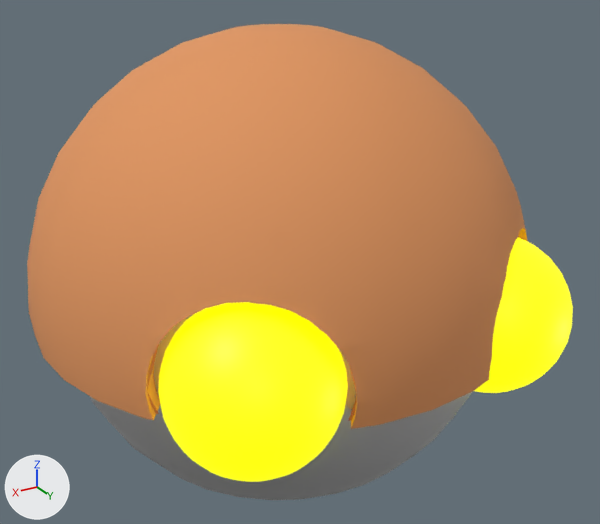
Renders of the Blender file assets/models/blender/rubio.blend from each side of a commit.
Both versions are drawn from a 50 mm camera at (1.55, 2.74, 1.41) aimed at (-0.07, 0.04, 0.06). Every picture has the same lights, and +X, +Y and +Z are marked at lower left.

The first picture shows 'Sphere', 'Sphere.001', 'Sphere.002', 'Sphere.003', 'body', 'eye.left', 'eye.right', 'shell'.
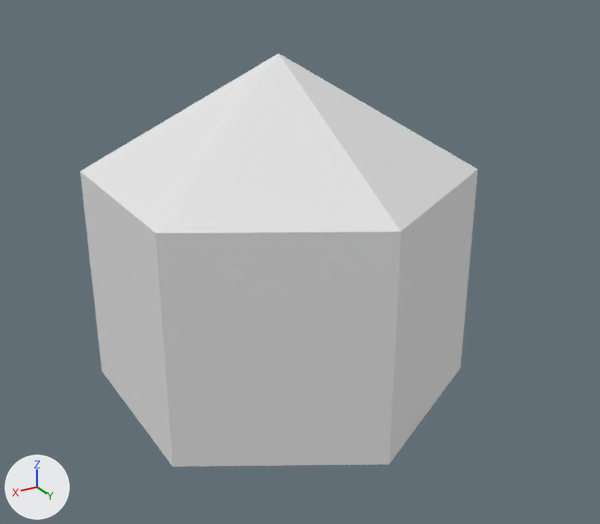
The newer file is also rescaled (x1.111) as a whole; pictures and numbers use the older file's frame.

Boxes (x1, y1, x2, y2) around the edits, measured in the pictures (600 x 524 px):
'shell', deleted
    before: (27, 24, 528, 429)
'body', reshaped, turned
    before: (90, 314, 473, 500)
    after: (80, 53, 478, 467)
'eye.right', deleted
    before: (158, 302, 348, 482)
'eye.left', deleted
    before: (474, 238, 573, 393)
'Sphere', deleted
    before: (58, 60, 499, 421)
'Sphere.003', deleted
    before: (168, 311, 338, 475)
'Sphere.001', deleted
    before: (107, 417, 454, 485)
'Sphere.002', deleted
    before: (500, 240, 565, 384)

The change, as a diff of the scene's bpy script:
```diff
--- a/assets/models/blender/rubio.blend.py
+++ b/assets/models/blender/rubio.blend.py
@@ mat_lowpoly @@
+mat_lowpoly = principled_material('lowpoly')
+mat_lowpoly.base_color = (0.8, 0.8, 0.8)  # white #e7e7e7
@@ me_sphere @@
+me_sphere.from_pydata(...)  # a UV sphere (6 segments, 3 rings, poles along z) spanning x -0.75..0.75, y -0.87..0.87, z -1.0..1.0
+me_sphere.materials.append(mat_lowpoly)  # its picture is missing
@@ ob_body @@
-ob_body = bpy.data.objects.new('body', me_sphere_005)
+ob_body = bpy.data.objects.new('body', me_sphere)
 ob_body.location = (0.0, 0.0, 0.0)
-ob_body.rotation_euler = (0.0, 0.0, 1.571)  # degrees (0, 0, 90)
 ob_body.scale = (0.9, 0.9, 0.9)
@@ ob_eye_left @@
-ob_eye_left = bpy.data.objects.new('eye.left', me_sphere_003)
-ob_eye_left.location = (-0.5, 0.7, 0.0)
-ob_eye_left.rotation_euler = (0.0, 0.0, 1.571)  # degrees (0, 0, 90)
-ob_eye_left.scale = (0.3, 0.3, 0.3)
@@ ob_eye_right @@
-ob_eye_right = bpy.data.objects.new('eye.right', me_sphere_002)
-ob_eye_right.location = (0.5, 0.7, 0.0)
-ob_eye_right.rotation_euler = (0.0, 0.0, 1.571)  # degrees (0, 0, 90)
-ob_eye_right.scale = (0.3, 0.3, 0.3)
@@ ob_shell @@
-ob_shell = bpy.data.objects.new('shell', me_sphere_004)
-ob_shell.location = (0.0, 0.0, 0.0)
-ob_shell.rotation_euler = (0.0, 0.0, 1.571)  # degrees (0, 0, 90)
@@ ob_sphere @@
-ob_sphere = bpy.data.objects.new('Sphere', me_sphere_018)
-ob_sphere.location = (0.0, 0.0, 0.0)
-ob_sphere.rotation_euler = (0.0, 0.0, 1.571)  # degrees (0, 0, 90)
@@ ob_sphere_001 @@
-ob_sphere_001 = bpy.data.objects.new('Sphere.001', me_sphere_019)
-ob_sphere_001.location = (0.0, 0.0, 0.0)
-ob_sphere_001.rotation_euler = (0.0, 0.0, 1.571)  # degrees (0, 0, 90)
-ob_sphere_001.scale = (0.9, 0.9, 0.9)
@@ ob_sphere_002 @@
-ob_sphere_002 = bpy.data.objects.new('Sphere.002', me_sphere_020)
-ob_sphere_002.location = (-0.5, 0.7, 0.0)
-ob_sphere_002.rotation_euler = (0.0, 0.0, 1.571)  # degrees (0, 0, 90)
-ob_sphere_002.scale = (0.3, 0.3, 0.3)
@@ ob_sphere_003 @@
-ob_sphere_003 = bpy.data.objects.new('Sphere.003', me_sphere_021)
-ob_sphere_003.location = (0.5, 0.7, 0.0)
-ob_sphere_003.rotation_euler = (0.0, 0.0, 1.571)  # degrees (0, 0, 90)
-ob_sphere_003.scale = (0.3, 0.3, 0.3)
```
